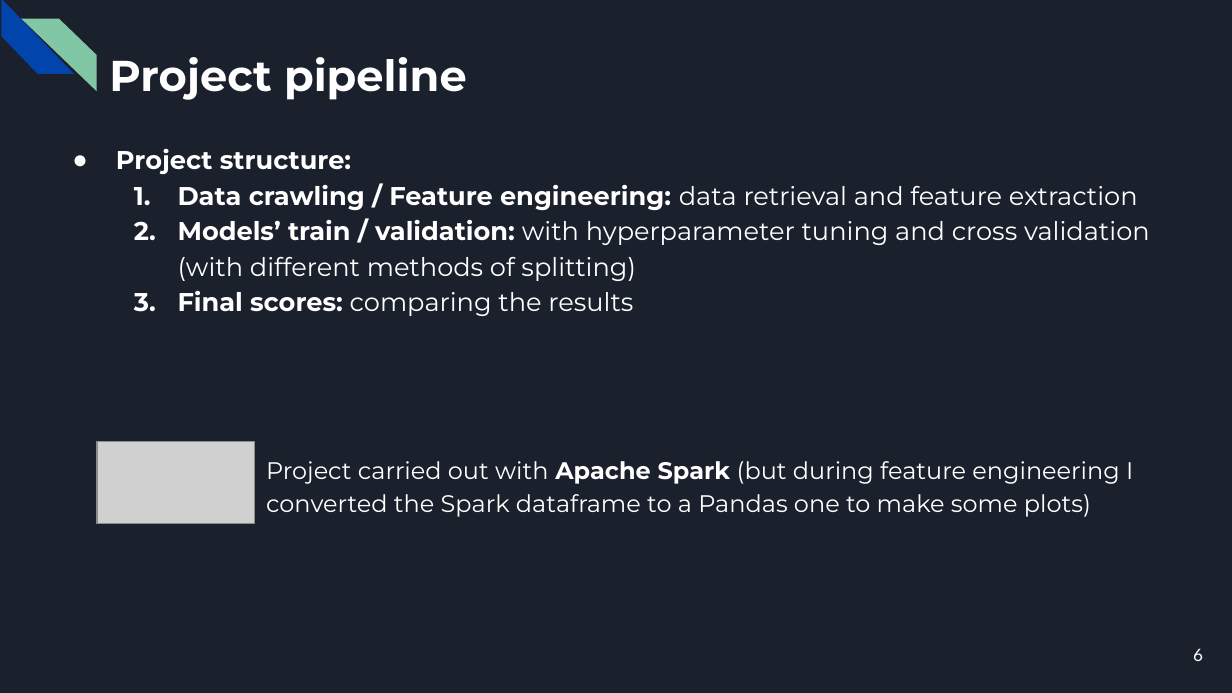
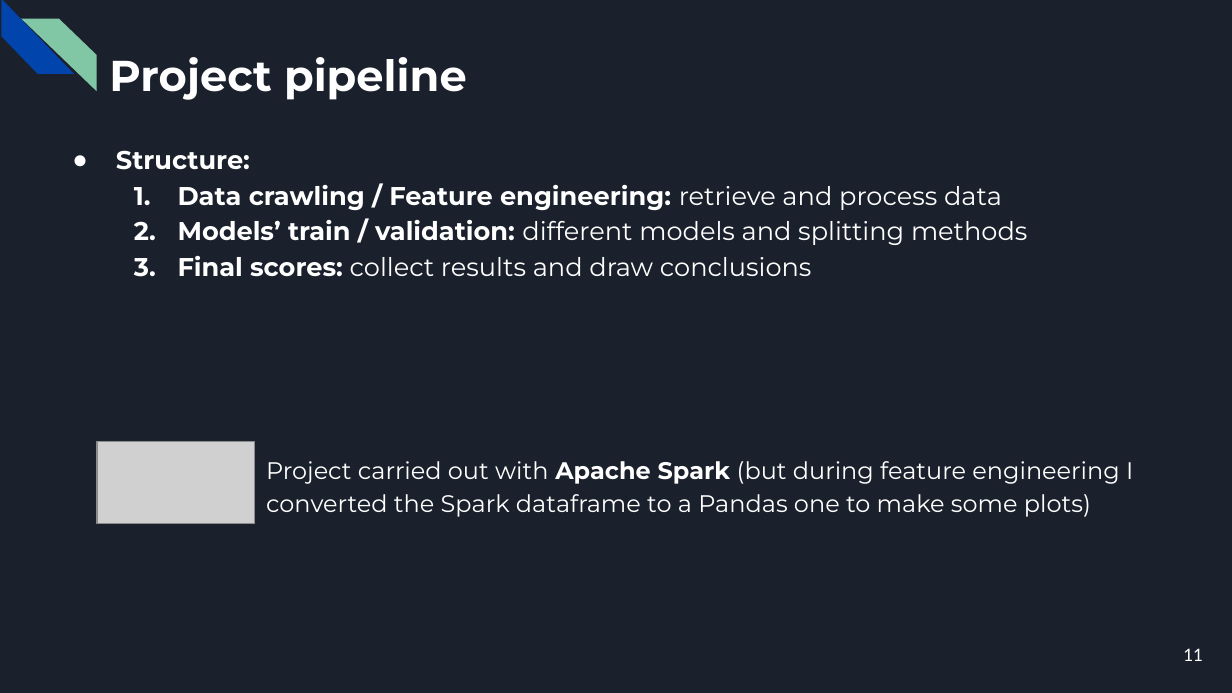
Before and after one commit to CorsiDanilo/bitcoin-price-prediction-with-pyspark, a slide deck: slide 11 of presentation/presentation.pptx (slide 6 before the commit). Drawn at 1232x693 pixels with LibreOffice and Linux fonts; fonts in the diff are those of the drawing; grey boxes stand for pictures. Boxes give left, top, right and bottom in pixels: in the first picture for what was removed or moved away, otherwise in the second. Text is boxed around its words. In the diff, an @@ line names an element or a change of style, - is before the commit and + after.

```diff
--- a/presentation/presentation.pptx
+++ b/presentation/presentation.pptx
@@ text at bbox=[116, 150, 1028, 277]: text changed @@
-● Project structure:
-1. Data crawling / Feature engineering: data retrieval and feature extraction
-2. Models’ train / validation: with hyperparameter tuning and cross validation (with different methods of splitting)
-3. Final scores: comparing the results
+● Structure:
+1. Data crawling / Feature engineering: retrieve and process data
+2. Models’ train / validation: different models and splitting methods
+3. Final scores: collect results and draw conclusions
@@ page number at bbox=[1183, 648, 1203, 661]: text changed @@
-6
+11
```
Also in this commit, not shown: 13 other slides changed, 5 slides added.
